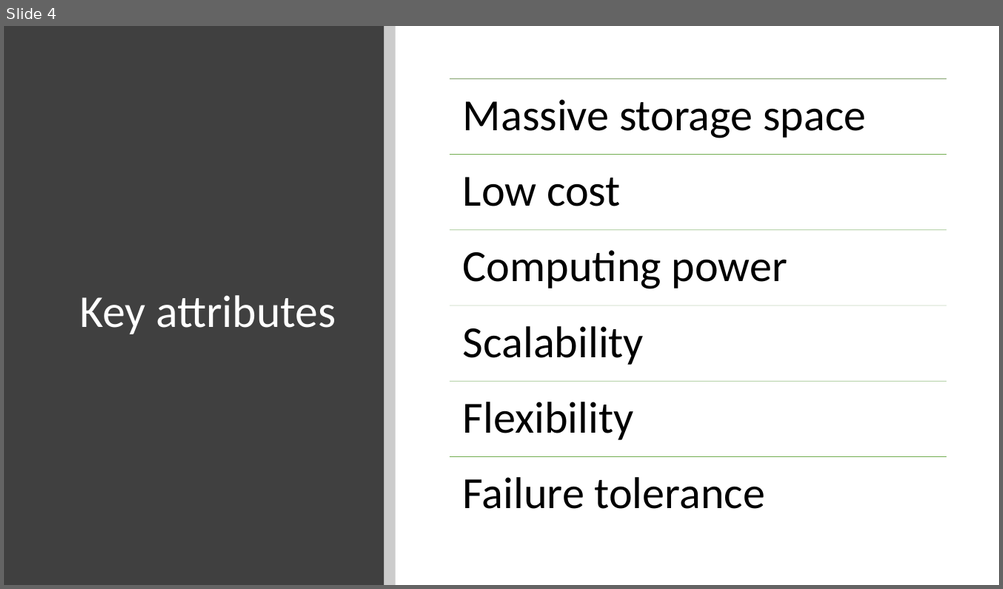
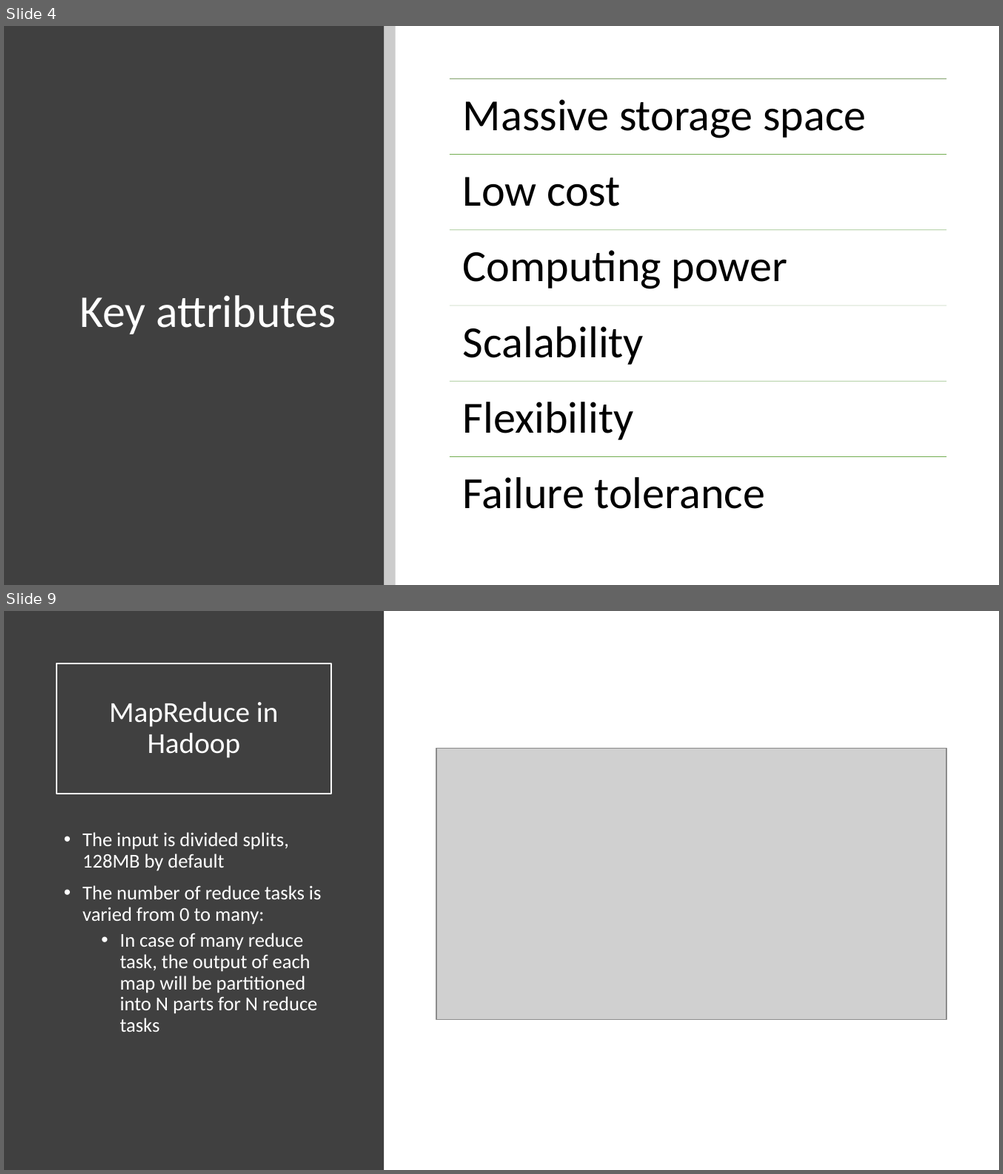
Before and after one commit to fnaticTrucMinh/UIT_AEP_BigDataRESEARCH, a slide deck: Hadoop Introduction.pptx. Shown one above the other, each under a label of ours: slide 4 before the commit, slides 4 and 9 after it; the slides between them are not shown. The pictures are 1003x589 and 1003x1174 pixels, drawn with LibreOffice and Linux fonts; fonts in the diff are those of the drawing; grey boxes stand for pictures. Boxes give left, top, right and bottom in pixels: in the first picture for what was removed or moved away, otherwise in the second. Text is boxed around its words. In the diff, an @@ line names an element or a change of style, - is before the commit and + after.

```diff
--- a/Hadoop Introduction.pptx
+++ b/Hadoop Introduction.pptx
@@ slide 9 added at (4,611,999,1170), background #FFFFFF @@
@@ rectangle added at (4,611,384,1170), fill #404040 @@
@@ title added at (57,664,331,794), outline #FFFFFF 1.5 pt, 28 pt, text #FFFFFF @@
+MapReduce in Hadoop
@@ picture added at (436,749,946,1020) @@
@@ text added at (82,832,321,1032), 19 pt, text #FFFFFF @@
+• The input is divided splits, 128MB by default
+• The number of reduce tasks is varied from 0 to many:
+  • In case of many reduce task, the output of each map will be partitioned into N parts for N reduce tasks
```
Also in this commit, not shown: 2 slides changed, 9 other slides added.
